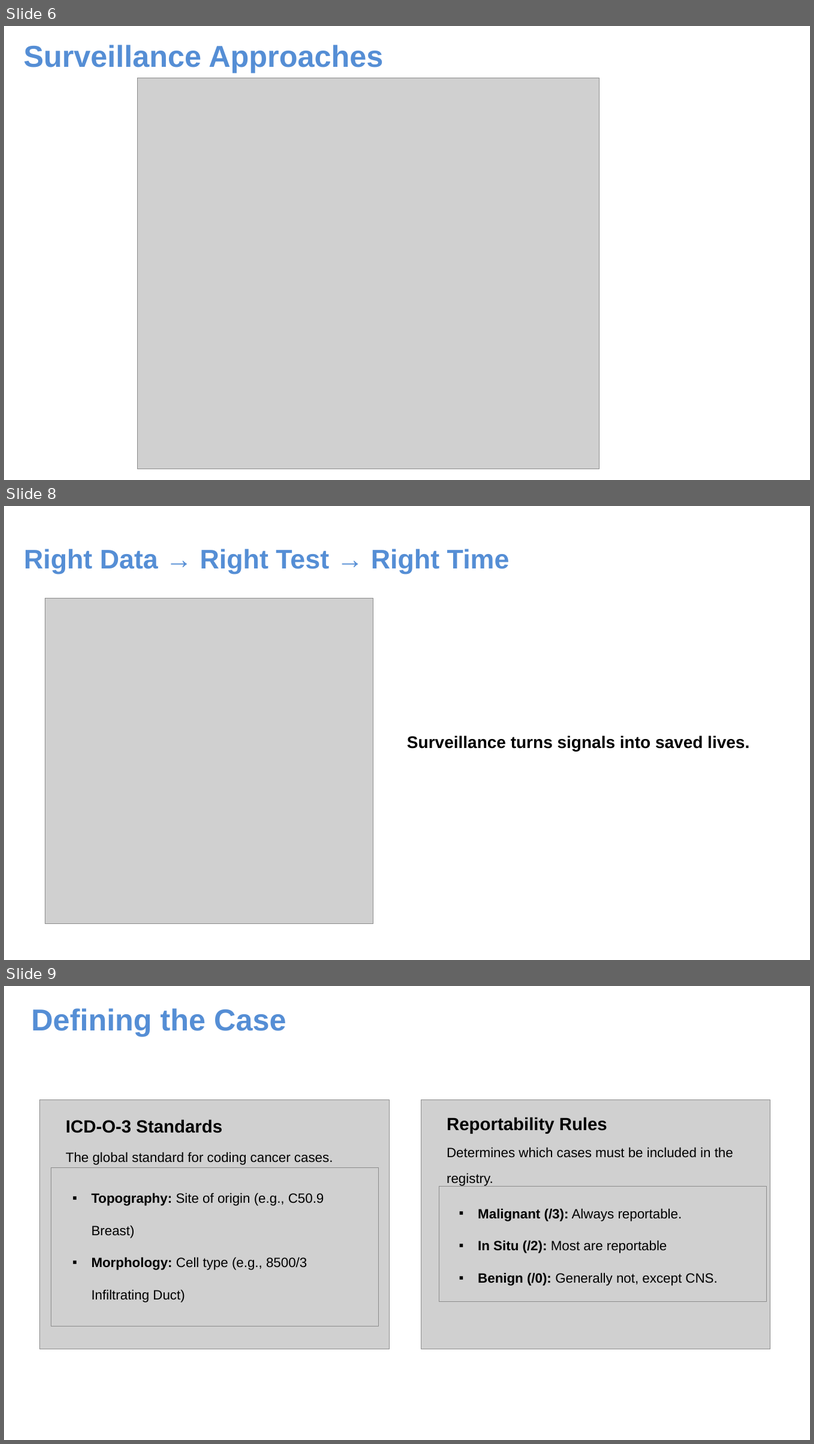
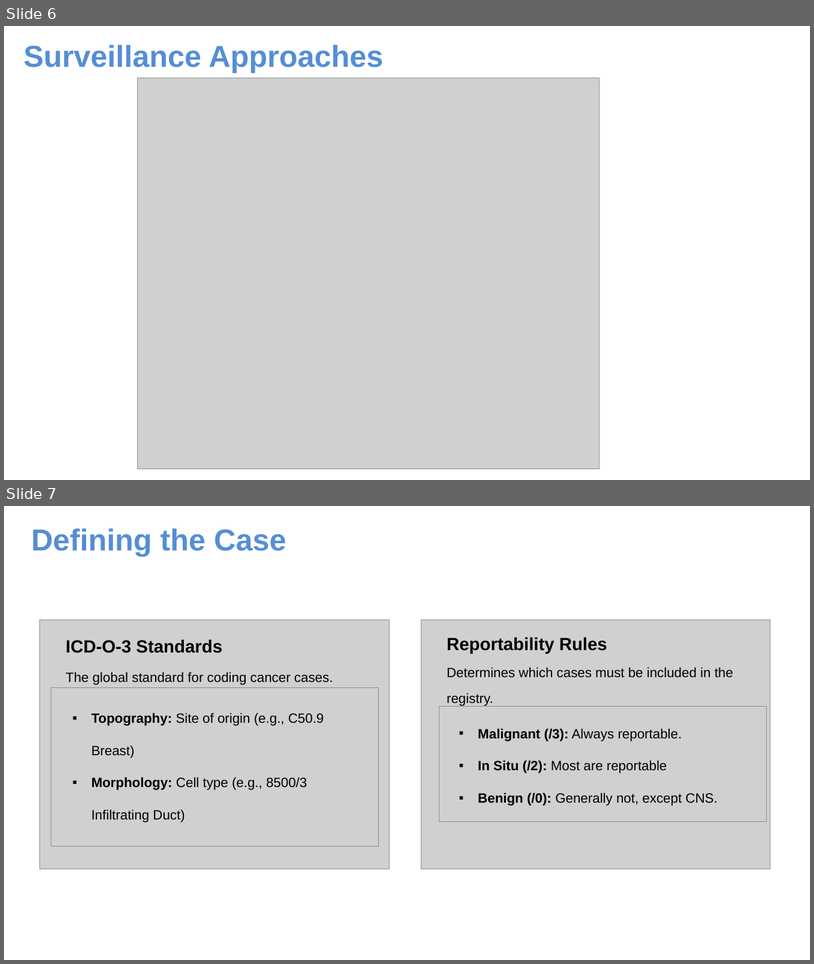
Before and after one commit to arshah18/arshah18.github.io, a slide deck: assets/cph705/cancer-surveillance-Presentation-asynchronous-session.pptx. Shown one above the other, each under a label of ours: slides 6, 8 and 9 before the commit, slides 6 and 7 after it; the slides between them are not shown. The pictures are 814x1444 and 814x964 pixels, drawn with LibreOffice and Linux fonts; fonts in the diff are those of the drawing; grey boxes stand for pictures; background and template pictures are left out. Boxes give left, top, right and bottom in pixels: in the first picture for what was removed or moved away, otherwise in the second. Text is boxed around its words. In the diff, an @@ line names an element or a change of style, - is before the commit and + after.

```diff
--- a/assets/cph705/cancer-surveillance-Presentation-asynchronous-session.pptx
+++ b/assets/cph705/cancer-surveillance-Presentation-asynchronous-session.pptx
@@ slide 8 removed at (4, 506, 810, 960), background picture (left out) @@
@@ text removed at (24, 549, 510, 574) @@
-Right Data → Right Test → Right Time
@@ picture removed at (45, 598, 374, 924) @@
@@ text removed at (407, 735, 750, 751) @@
-Surveillance turns signals into saved lives.
@@ what was slide 9 is now slide 7 @@
```
Also in this commit, not shown: 2 slides changed, 1 slide added, 3 other slides removed, 1 other file.
